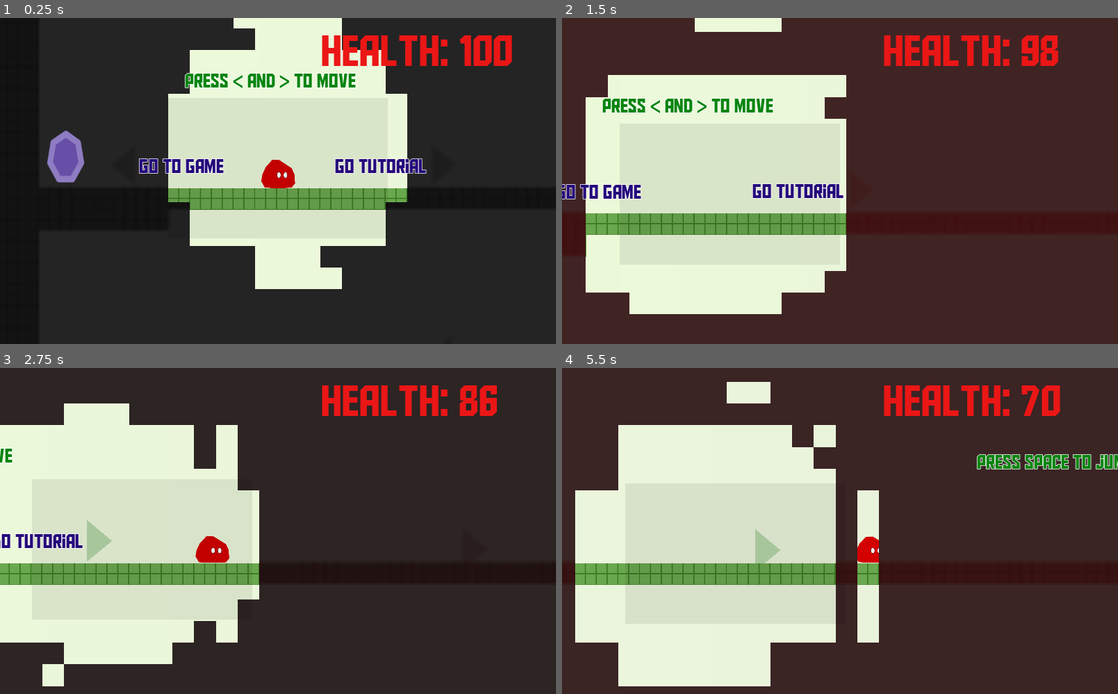
Above: before the commit, frames 1-4 (two rows, left to right).
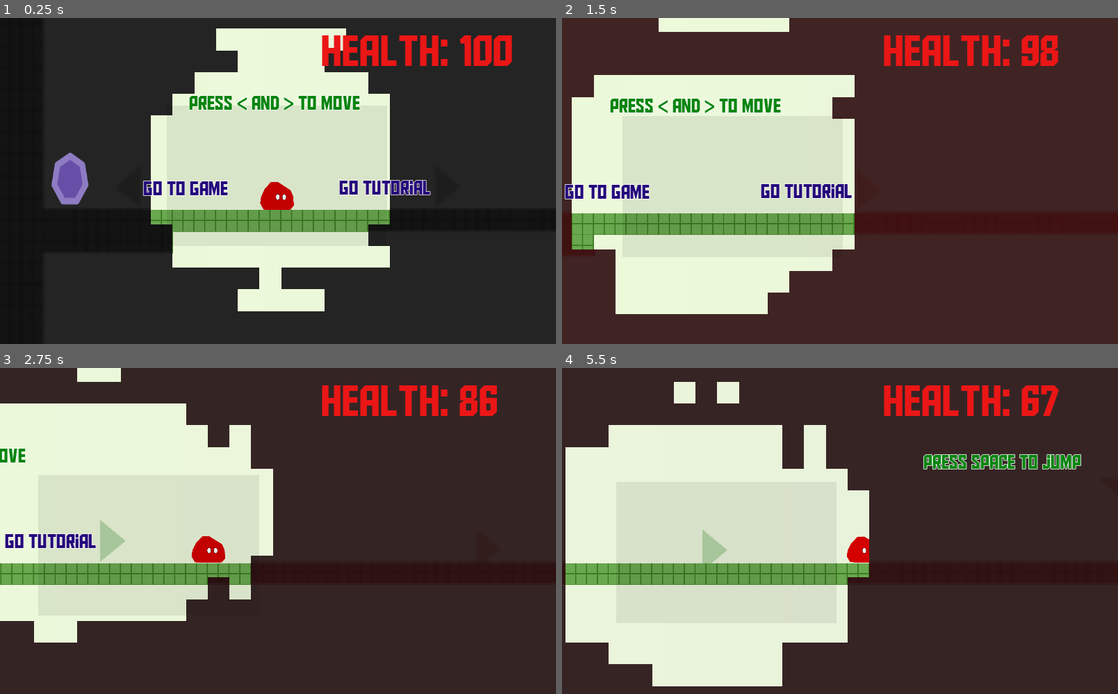
Above: after the commit, the same moments.

Repository: glitchcore/comfort
Game: Godot game, scene res://Scenes/BaseLevel.tscn
Same seed, same stepped clock (60 frames per second), same inputs: the game is played once before the commit and once after it.
Inputs:
- Up to frame 1 (0.25 s): no input
- Up to frame 2 (1.5 s): tap Space (jump) at 0.5, 0.77, 1.25 s; hold Right (ui_right) from 0.53 s (still down)
- Up to frame 3 (2.75 s): tap Space (jump) at 1.52, 2 s; release Right (ui_right) at 2.03 s; hold Left (ui_left) from 2.03 s (still down)
- Up to frame 4 (5.5 s): tap Space (jump) at 2.75, 3.02, 3.5, 3.77, 4.25, 4.52 s; release Left (ui_left) at 2.78 s; hold Right (ui_right) 2.78-4.28 s; hold Left (ui_left) 4.28-5.03 s; hold Right (ui_right) from 5.03 s (still down)

The runs differ from the first frame. In frame 1, 19% of the frame differs, in the area x 8-78%, y 0-90%; in frame 2, 6.6%; in frame 3, 10%; in frame 4, 10%.

Commit message:
try to teleport

Diff:
--- a/Actors/Player.gd
+++ b/Actors/Player.gd
@@ -9,6 +9,7 @@
 export var acceleration = 8000
 
 var player_alive = true
+var start_game = Vector2(241, -2397)
 
 onready var player_data = get_node("/root/BaseLevel/PlayerData")
 onready var space = get_node("/root/BaseLevel/Space")
@@ -102,3 +103,8 @@
 	$NonComfortMusic.volume_db = 10
 	player_alive = false
 	space.visible = false
+
+
+func _on_PortalToGame_body_entered(body: Node) -> void:
+	print("AAAAAAAAAAAAAAAAA")
+	position = start_game
--- a/Scenes/BaseLevel.tscn
+++ b/Scenes/BaseLevel.tscn
@@ -119,7 +119,7 @@
 tile_data = PoolIntArray( -5308428, 0, 0, -5308427, 0, 0, -5308426, 0, 0, -5308425, 0, 0, -5308424, 0, 0, -5308423, 0,  …(124030 unchanged characters)…
 
 [node name="Player" parent="." instance=ExtResource( 2 )]
-position = Vector2( 517, -1351 )
+position = Vector2( 507, -1389 )
 
 [node name="Enemies" type="Node2D" parent="."]
 position = Vector2( -4.74976, -1058 )
@@ -254,7 +254,7 @@
 
 [node name="SpaceDetector" parent="." instance=ExtResource( 3 )]
 modulate = Color( 0.423529, 0.109804, 0.109804, 1 )
-position = Vector2( 516, -1381 )
+position = Vector2( 507, -1409 )
 
 [node name="PortalToGame" parent="." instance=ExtResource( 11 )]
 position = Vector2( 126, -1342 )
@@ -448,5 +448,6 @@
 [connection signal="is_comfort" from="Player" to="Space" method="_on_Player_is_comfort"]
 [connection signal="damaged" from="PlayerData" to="ui/GameData" method="update_interface"]
 [connection signal="killed" from="PlayerData" to="Player" method="_on_PlayerData_killed"]
+[connection signal="body_entered" from="PortalToGame" to="Player" method="_on_PortalToGame_body_entered"]
 [connection signal="body_exited" from="GameAreas/StartArea" to="ui/Tutorial" method="_on_StartArea_body_exited"]
 [connection signal="body_exited" from="GameAreas/StartArea" to="Player" method="_on_StartArea_body_exited"]
